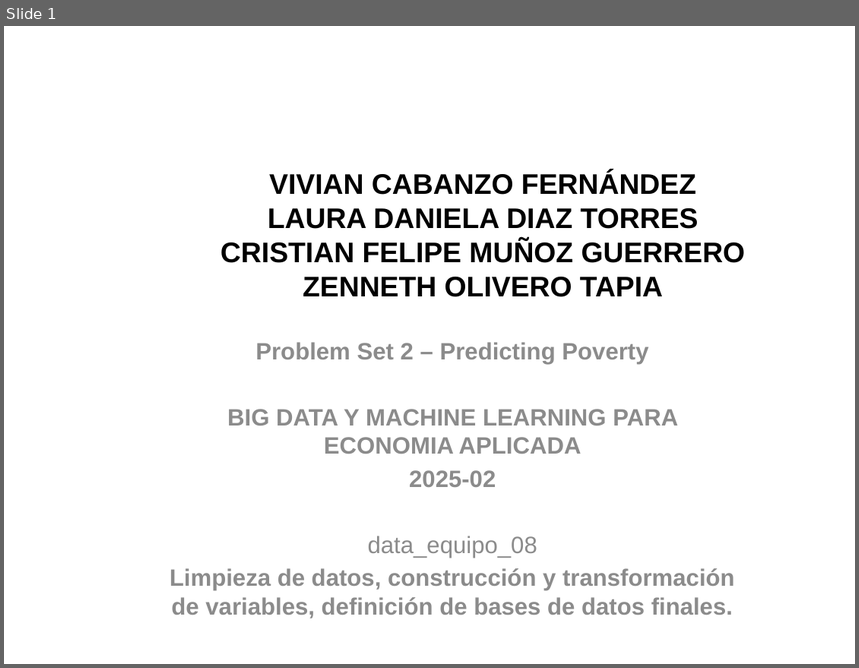
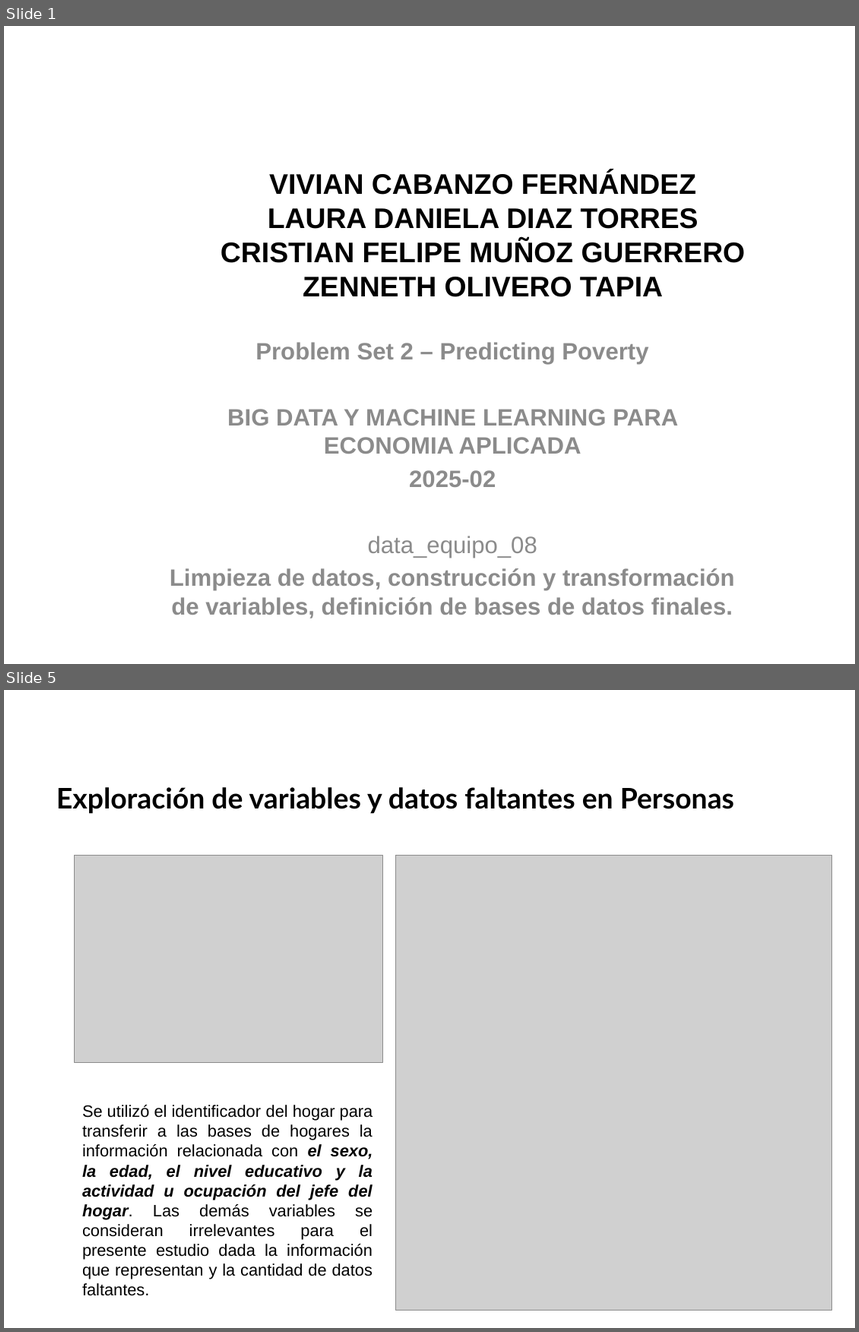
Before and after one commit to VivianCabanzo/Taller2_Predicting-Poverty, a slide deck: Presentaciones/data_equipo_08.pptx. Shown one above the other, each under a label of ours: slide 1 before the commit, slides 1 and 5 after it; the slides between them are not shown. The pictures are 859x668 and 859x1332 pixels, drawn with LibreOffice and Linux fonts; fonts in the diff are those of the drawing; grey boxes stand for pictures; background and template pictures are left out. Boxes give left, top, right and bottom in pixels: in the first picture for what was removed or moved away, otherwise in the second. Text is boxed around its words. In the diff, an @@ line names an element or a change of style, - is before the commit and + after.

```diff
--- a/Presentaciones/data_equipo_08.pptx
+++ b/Presentaciones/data_equipo_08.pptx
@@ slide 5 added at box(4, 690, 855, 1328), background picture (left out) @@
@@ title added at box(56, 787, 734, 814), 24 pt, text #000000, bold @@
+Exploración de variables y datos faltantes en Personas
@@ picture added at box(75, 855, 382, 1063) @@
@@ picture added at box(396, 855, 832, 1310) @@
@@ text added at box(82, 1105, 373, 1296), 14 pt, text #000000 @@
+Se utilizó el identificador del hogar para transferir a las bases de hogares la información relacionada con el sexo, la edad, el nivel educativo y la actividad u ocupación del jefe del hogar. Las demás variables se consideran irrelevantes para el presente estudio dada la información que representan y la cantidad de datos faltantes.
```
Also in this commit, not shown: 5 other slides added, 1 slide removed.
